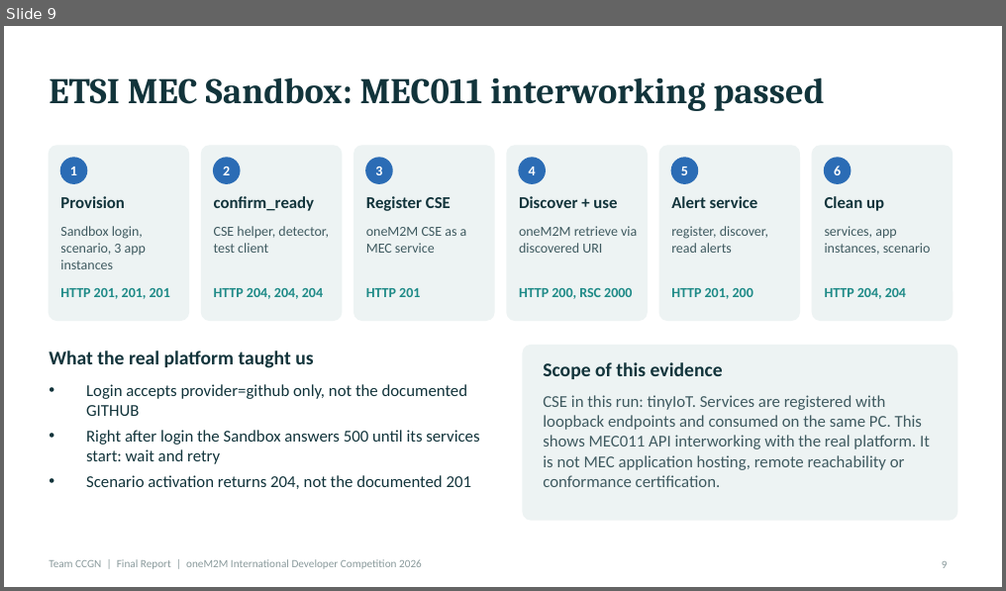
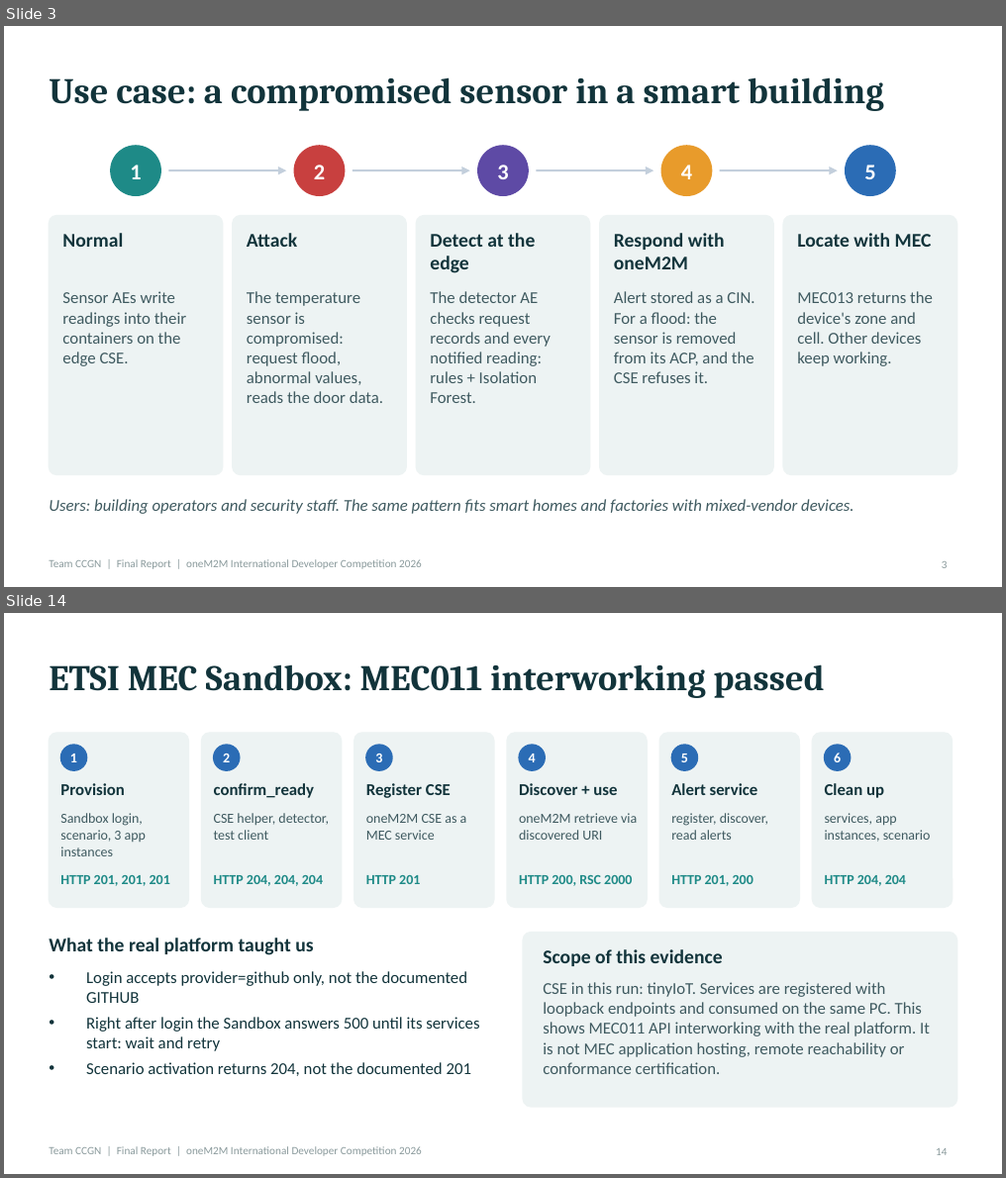
Before and after one commit to easycode42/ccgn-edge-iot-security, a slide deck: deliverables/CCGN_Final_Report.pptx. Shown one above the other, each under a label of ours: slide 9 before the commit, slides 3 and 14 after it; the slides between them are not shown. The pictures are 1006x591 and 1006x1178 pixels, drawn with LibreOffice and Linux fonts; fonts in the diff are those of the drawing. Boxes give left, top, right and bottom in pixels: in the first picture for what was removed or moved away, otherwise in the second. Text is boxed around its words. In the diff, an @@ line names an element or a change of style, - is before the commit and + after.

```diff
--- a/deliverables/CCGN_Final_Report.pptx
+++ b/deliverables/CCGN_Final_Report.pptx
@@ slide 3 added at (4, 26, 1002, 587), background #FFFFFF; not listed: 1 template element that a slide beside it also shows @@
@@ title added at (49, 77, 884, 111), 26 pt, text #12343B, bold @@
+Use case: a compromised sensor in a smart building
@@ ellipse added at (111, 146, 160, 195), fill #1E8A87, outline #1E8A87 1 pt @@
@@ text added at (130, 165, 141, 179), 16 pt, text #FFFFFF, bold @@
+1
@@ arrow added from (168, 171) to (286, 171), #C3CFDC 1.5 pt @@
@@ ellipse added at (294, 146, 345, 195), fill #C8403F, outline #C8403F 1 pt @@
@@ text added at (314, 165, 325, 179), 16 pt, text #FFFFFF, bold @@
+2
@@ arrow added from (352, 171) to (470, 171), #C3CFDC 1.5 pt @@
@@ ellipse added at (478, 146, 528, 195), fill #5E4AA5, outline #5E4AA5 1 pt @@
@@ text added at (497, 165, 508, 179), 16 pt, text #FFFFFF, bold @@
+3
@@ arrow added from (536, 171) to (653, 171), #C3CFDC 1.5 pt @@
@@ ellipse added at (661, 146, 712, 195), fill #E89B2B, outline #E89B2B 1 pt @@
@@ text added at (681, 165, 692, 179), 16 pt, text #FFFFFF, bold @@
+4
@@ arrow added from (720, 171) to (838, 171), #C3CFDC 1.5 pt @@
@@ ellipse added at (846, 146, 895, 195), fill #2B6CB5, outline #2B6CB5 1 pt @@
@@ text added at (864, 165, 875, 179), 16 pt, text #FFFFFF, bold @@
+5
@@ rounded rectangle added at (49, 216, 223, 475), fill #EDF3F3, outline #EDF3F3 1 pt @@
@@ text added at (62, 233, 123, 247), 14 pt, text #12343B, bold @@
+Normal
@@ rounded rectangle added at (233, 216, 406, 475), fill #EDF3F3, outline #EDF3F3 1 pt @@
@@ text added at (247, 233, 297, 247), 14 pt, text #12343B, bold @@
+Attack
@@ rounded rectangle added at (416, 216, 590, 475), fill #EDF3F3, outline #EDF3F3 1 pt @@
@@ text added at (430, 233, 535, 274), 14 pt, text #12343B, bold @@
+Detect at the edge
@@ rounded rectangle added at (600, 216, 773, 475), fill #EDF3F3, outline #EDF3F3 1 pt @@
@@ text added at (614, 233, 725, 270), 14 pt, text #12343B, bold @@
+Respond with oneM2M
@@ rounded rectangle added at (783, 216, 957, 475), fill #EDF3F3, outline #EDF3F3 1 pt @@
@@ text added at (797, 233, 932, 247), 14 pt, text #12343B, bold @@
+Locate with MEC
@@ text added at (62, 291, 186, 367), 12 pt, text #3F5A60 @@
+Sensor AEs write readings into their containers on the edge CSE.
@@ text added at (247, 291, 383, 403), 12 pt, text #3F5A60 @@
+The temperature sensor is compromised: request flood, abnormal values, reads the door data.
@@ text added at (430, 291, 550, 403), 12 pt, text #3F5A60 @@
+The detector AE checks request records and every notified reading: rules + Isolation Forest.
@@ text added at (614, 291, 754, 383), 12 pt, text #3F5A60 @@
+Alert stored as a CIN. For a flood: the sensor is removed from its ACP, and the CSE refuses it.
@@ text added at (797, 291, 933, 367), 12 pt, text #3F5A60 @@
+MEC013 returns the device's zone and cell. Other devices keep working.
@@ text added at (49, 499, 853, 514), 12 pt, text #3F5A60, italic @@
+Users: building operators and security staff. The same pattern fits smart homes and factories with mixed-vendor devices.
@@ page number added at (942, 562, 947, 569), 8 pt, text #8A9A9C @@
+3
@@ what was slide 9 is now slide 14 @@
@@ page number at (936, 1149, 946, 1156): text changed @@
-9
+14
```
Also in this commit, not shown: 5 slides changed, 9 other slides added, 5 slides removed, 44 other files.
